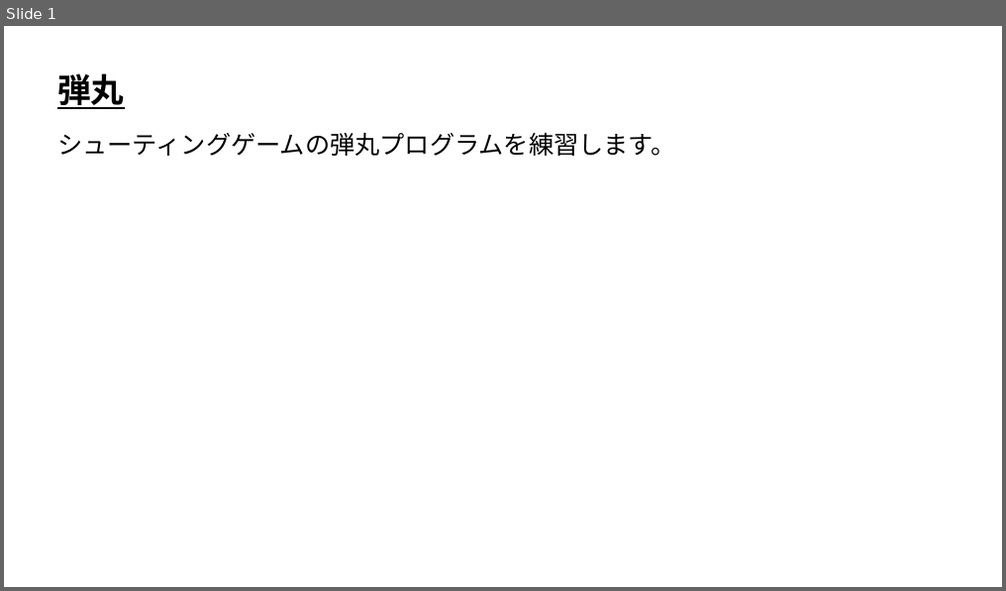
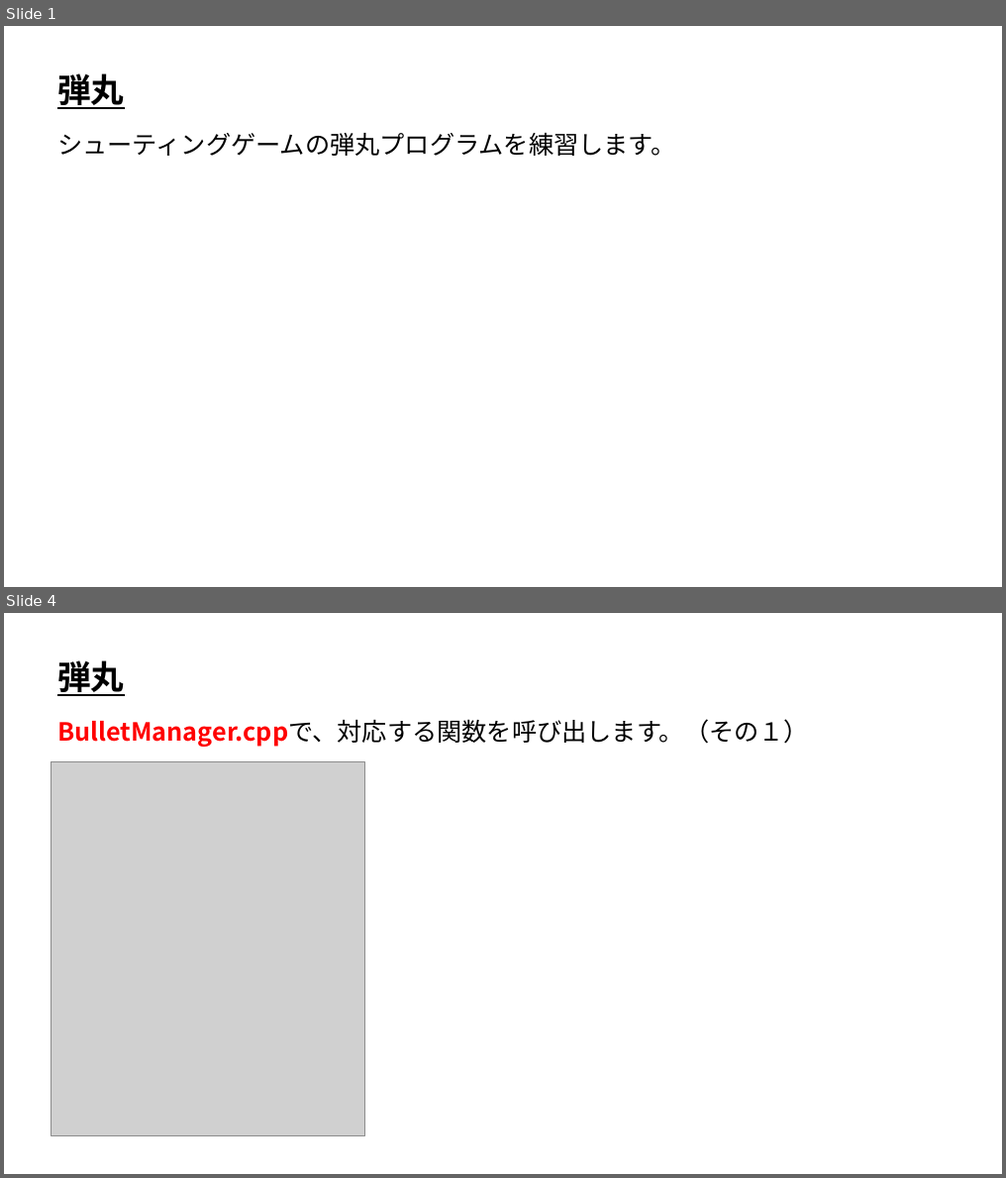
Before and after one commit to ArakiYusuke-Ohara/Textbook, a slide deck: ゲーム科1年/00_前期/ゲームプログラミングⅡ/04_シューティングゲーム弾丸編.pptx. Shown one above the other, each under a label of ours: slide 1 before the commit, slides 1 and 4 after it; the slides between them are not shown. The pictures are 1006x591 and 1006x1178 pixels, drawn with LibreOffice and Linux fonts; fonts in the diff are those of the drawing; grey boxes stand for pictures. Boxes give left, top, right and bottom in pixels: in the first picture for what was removed or moved away, otherwise in the second. Text is boxed around its words. In the diff, an @@ line names an element or a change of style, - is before the commit and + after.

```diff
--- a/ゲーム科1年/00_前期/ゲームプログラミングⅡ/04_シューティングゲーム弾丸編.pptx
+++ b/ゲーム科1年/00_前期/ゲームプログラミングⅡ/04_シューティングゲーム弾丸編.pptx
@@ slide 4 added at (4,613,1002,1174), background #FFFFFF @@
@@ text added at (57,661,124,696), 32 pt, text #000000, bold, underline @@
+弾丸
@@ text added at (57,719,809,747), 24 pt, text #000000 @@
+BulletManager.cppで、対応する関数を呼び出します。（その１）
@@ picture added at (51,761,364,1137) @@
```
Also in this commit, not shown: 3 other slides added.
